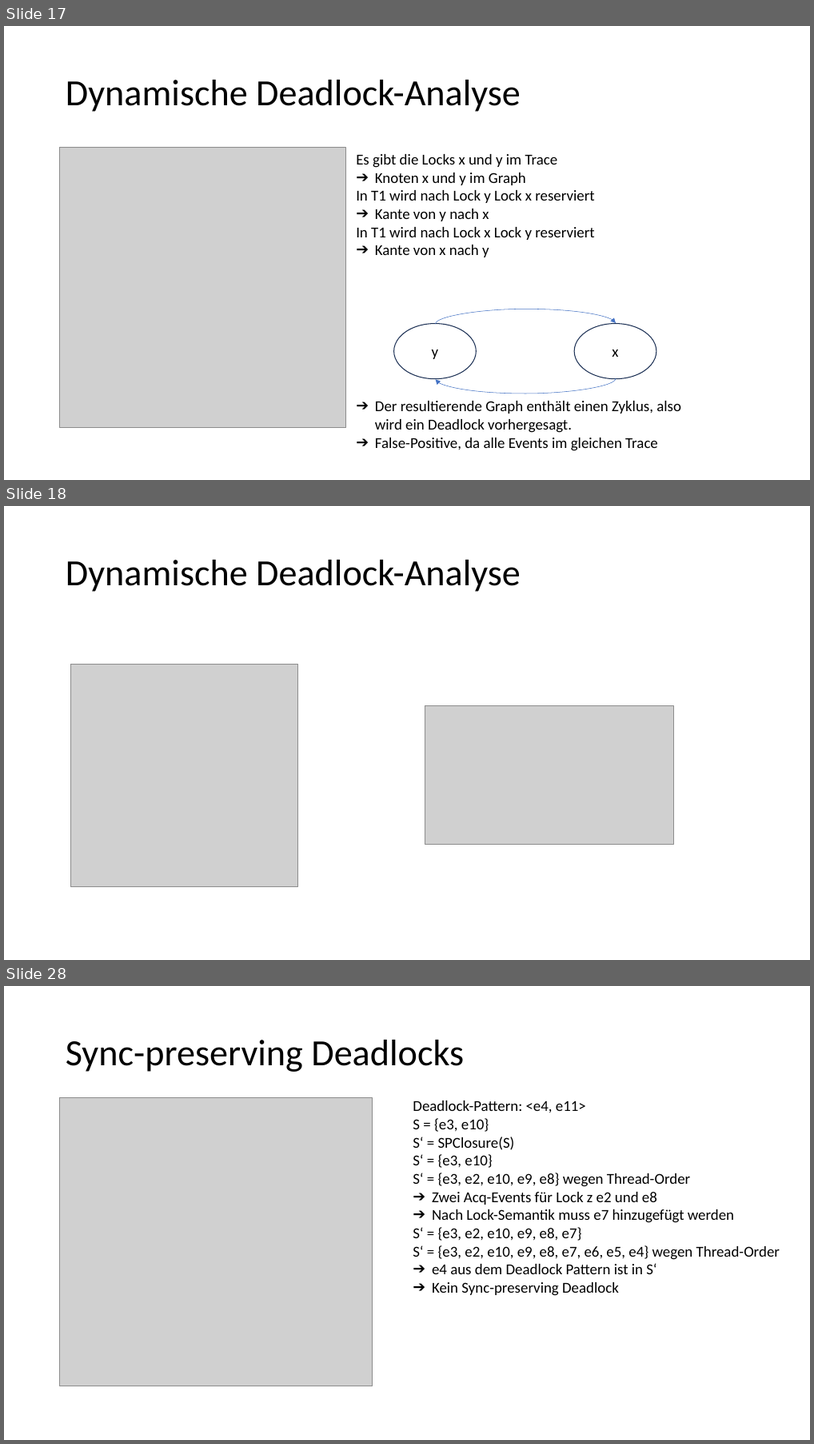
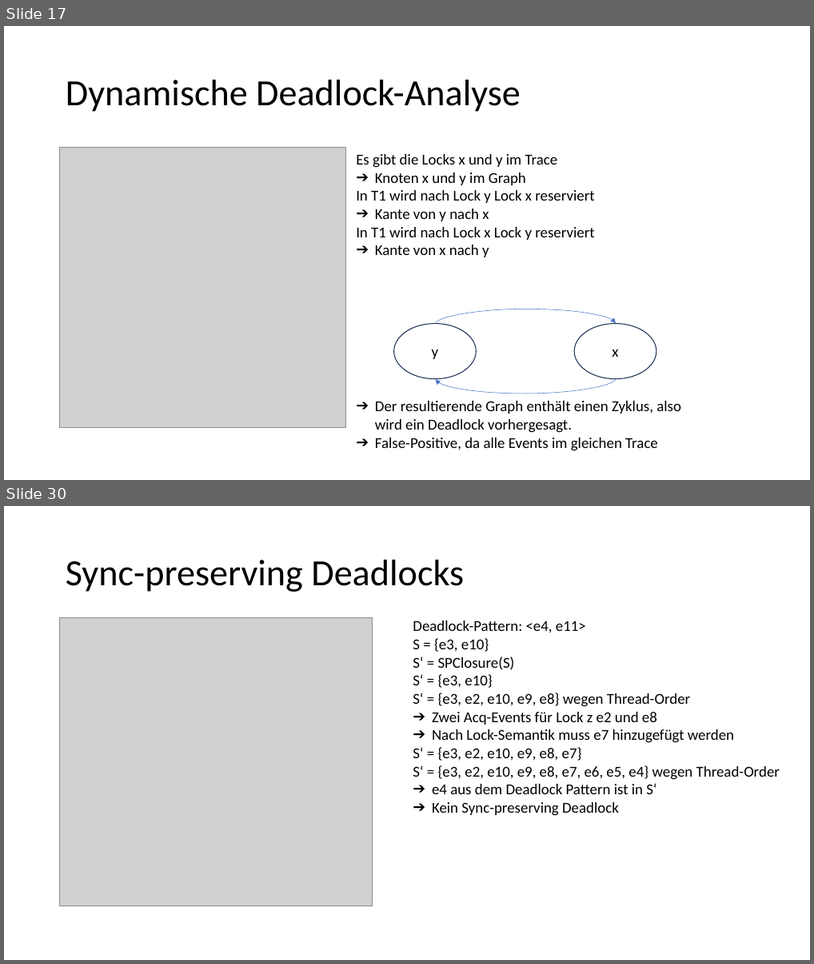
Before and after one commit to HuBaX/Seminararbeit, a slide deck: Sound Dynamic Deadlock Prediction in Linear Time.pptx. Shown one above the other, each under a label of ours: slides 17, 18 and 28 before the commit, slides 17 and 30 after it; the slides between them are not shown. The pictures are 814x1444 and 814x964 pixels, drawn with LibreOffice and Linux fonts; fonts in the diff are those of the drawing; grey boxes stand for pictures. Boxes give left, top, right and bottom in pixels: in the first picture for what was removed or moved away, otherwise in the second. Text is boxed around its words. In the diff, an @@ line names an element or a change of style, - is before the commit and + after.

```diff
--- a/Sound Dynamic Deadlock Prediction in Linear Time.pptx
+++ b/Sound Dynamic Deadlock Prediction in Linear Time.pptx
@@ slide 18 removed at (4, 506, 810, 960), background #FFFFFF @@
@@ title removed at (66, 560, 521, 592) @@
-Dynamische Deadlock-Analyse
@@ picture removed at (71, 664, 298, 887) @@
@@ picture removed at (426, 706, 674, 844) @@
@@ what was slide 28 is now slide 30 @@
```
Also in this commit, not shown: 10 slides changed, 3 slides added, 1 other file.
